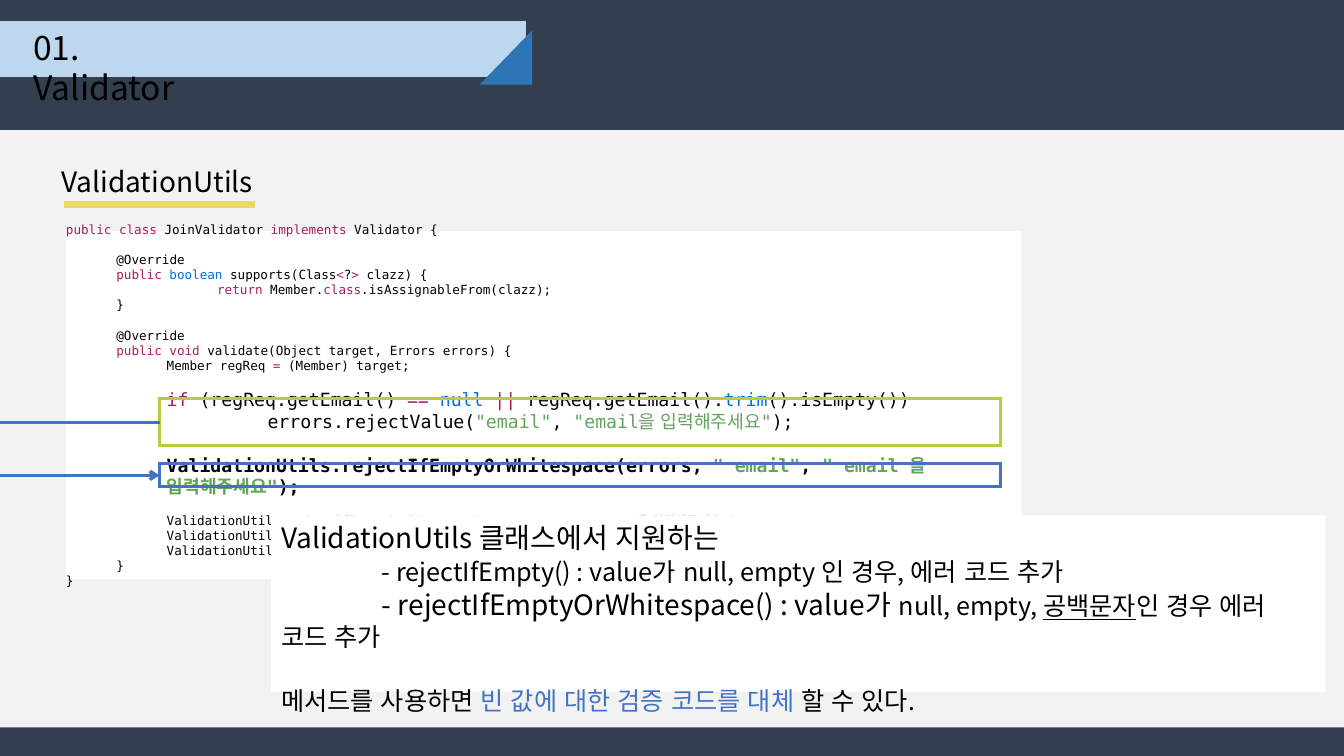
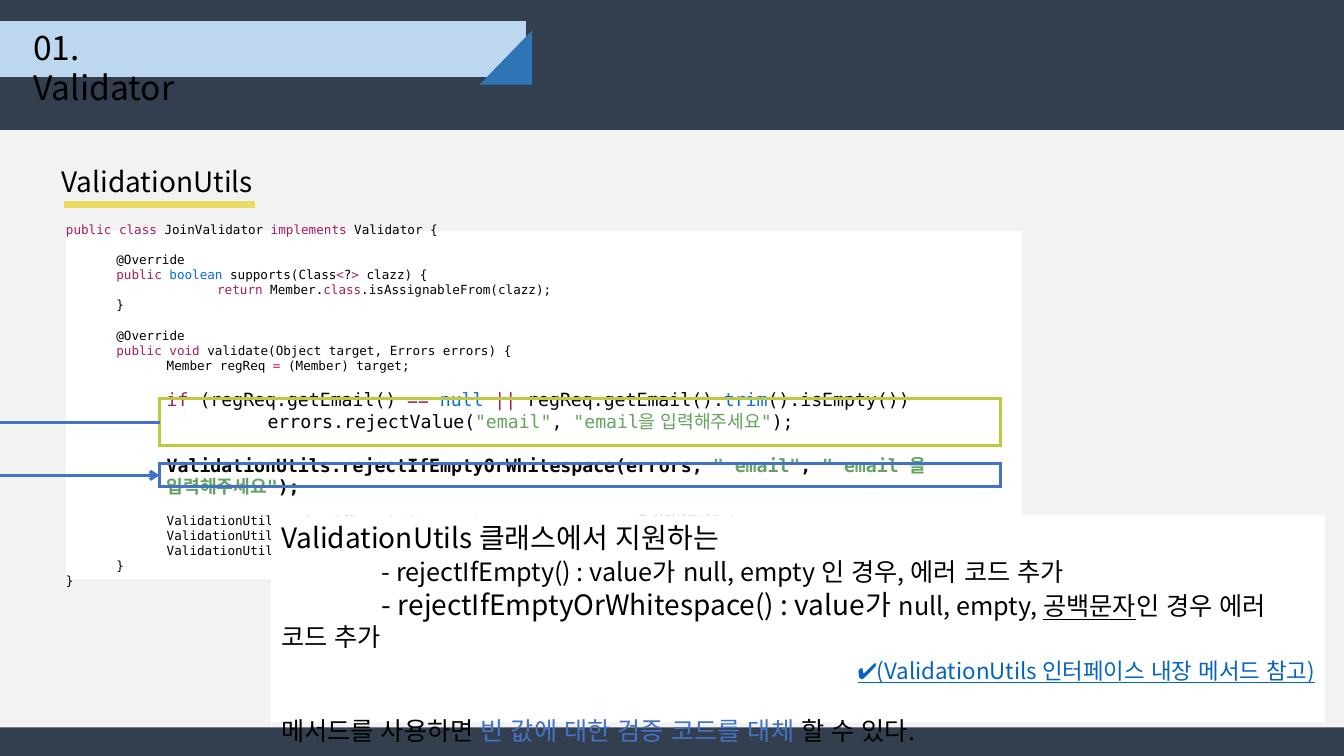
Before and after one commit to djyoon956/Family_C, a slide deck: slide 5 of 01.doc/Spring_Command&Error_4조.pptx. Drawn at 1344x756 pixels with LibreOffice and Linux fonts; fonts in the diff are those of the drawing. Boxes give left, top, right and bottom in pixels: in the first picture for what was removed or moved away, otherwise in the second. Text is boxed around its words. In the diff, an @@ line names an element or a change of style, - is before the commit and + after.

```diff
--- a/01.doc/Spring_Command&Error_4조.pptx
+++ b/01.doc/Spring_Command&Error_4조.pptx
@@ rectangle "ValidationUtils 클래스에서 지원하는" resized from (x1=271, y1=515, x2=1326, y2=692) to (x1=271, y1=515, x2=1326, y2=722) @@
@@ text in rectangle at (x1=877, y1=660, x2=1315, y2=684): paragraph added @@
+✔(ValidationUtils 인터페이스 내장 메서드 참고)
```
Also in this commit, not shown: 1 other slide changed.
